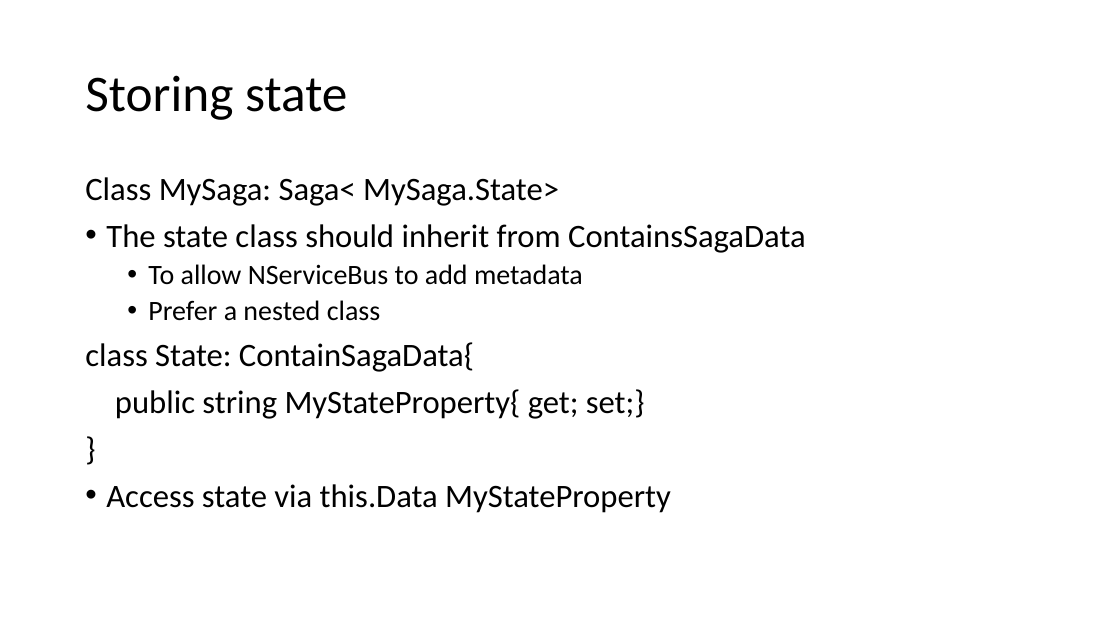
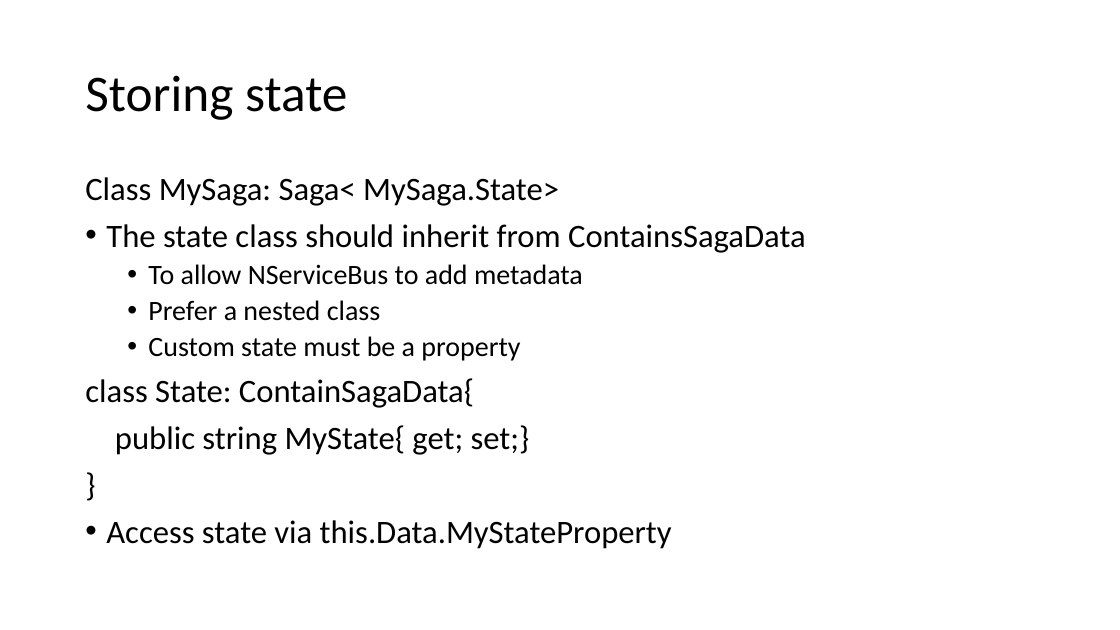
Before and after one commit to Particular/SagaMasterClass, a slide deck: slide 7 of SagaMasterClass.pptx. Drawn at 1120x630 pixels with LibreOffice and Linux fonts; fonts in the diff are those of the drawing. Boxes give left, top, right and bottom in pixels: in the first picture for what was removed or moved away, otherwise in the second. Text is boxed around its words. In the diff, an @@ line names an element or a change of style, - is before the commit and + after.

```diff
--- a/SagaMasterClass.pptx
+++ b/SagaMasterClass.pptx
@@ text at box(148, 336, 520, 361): paragraph added @@
+  • Custom state must be a property
@@ text at box(115, 425, 530, 455): text changed @@
-public string MyStateProperty{ get; set;}
+public string MyState{ get; set;}
@@ text at box(106, 520, 672, 549): text changed @@
-• Access state via this.Data MyStateProperty
+• Access state via this.Data.MyStateProperty
```
Also in this commit, not shown: 6 other slides changed, 10 slides added.
